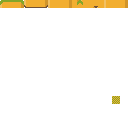
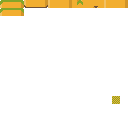
The second (128, 128) image is a revision of the first. Changes to its layers:
added layer "Layer 4" above "Layer 3" over box(0, 8, 24, 16)
